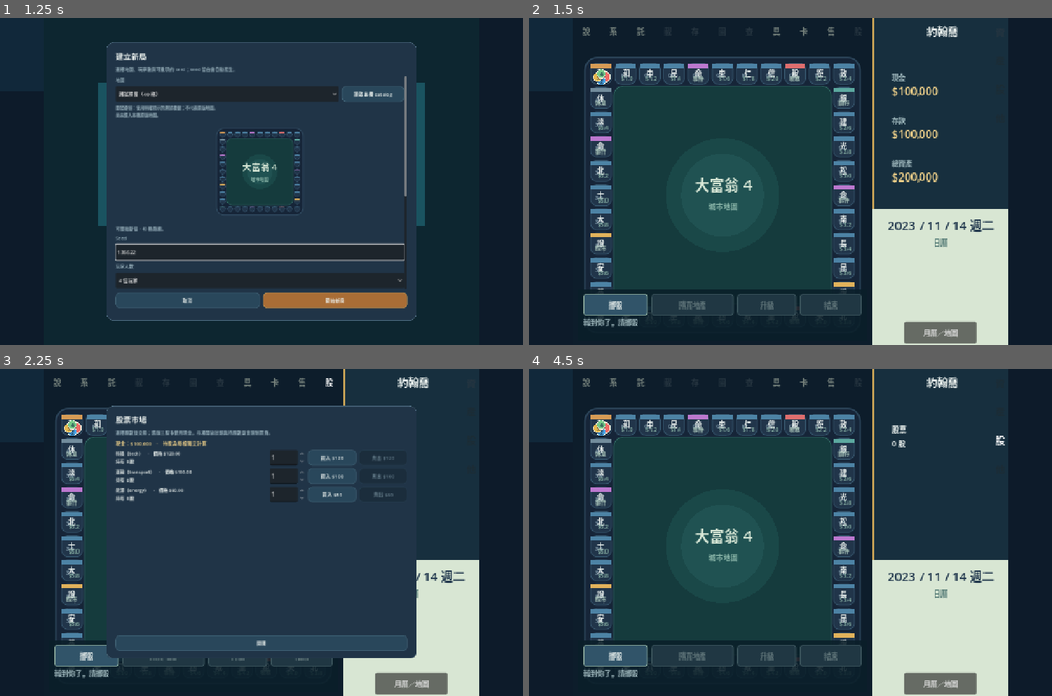
Above: before the commit, frames 1-4 (two rows, left to right).
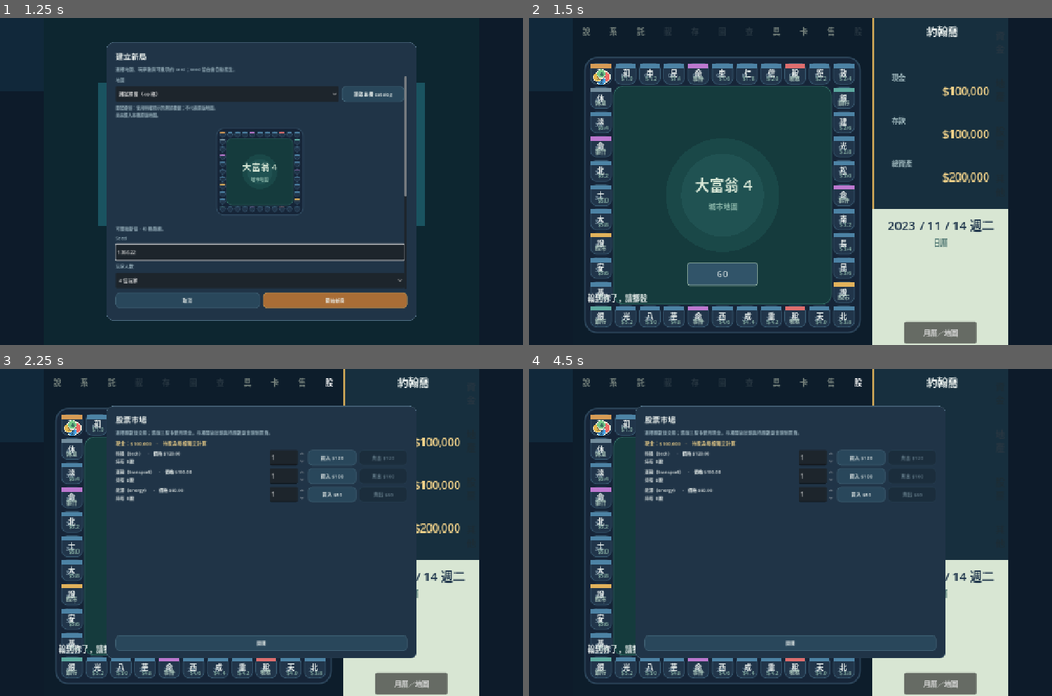
Above: after the commit, the same moments.

Repository: nurockplayer/richman4-remake
Game: Godot game, scene res://game/main.tscn
The game is run twice, just before and just after one commit, with the same random seed, the same clock (stepped at 60 frames per second) and the same inputs.
Inputs:
- Up to frame 1 (1.25 s): click "START" at 0.5 s
- Up to frame 2 (1.5 s): click "開始新局" at 1.25 s
- Up to frame 3 (2.25 s): click "股" at 2 s
- Up to frame 4 (4.5 s): click "資" (after the commit: "資 金") at 2.75 s; click "產" (after the commit: "地 產") at 3.5 s; click "股" at 4.25 s

Frame 1 is identical in both runs. In frame 2, 6.4% of the frame differs, in the area x 10-88%, y 21-97%; in frame 3, 3.7%; in frame 4, 18%, in the area x 10-91%, y 2-97%.

Commit message:
fix: align source HUD context and minimap refresh

Diff:
--- a/game/ui/game_shell.gd
+++ b/game/ui/game_shell.gd
@@ -20,6 +20,10 @@
 const PANEL := Color("#172f3e")
 const PANEL_DARK := Color("#0d1d2b")
 const PANEL_BORDER := Color("#c8a356")
+const SOURCE_TEXT_MAIN := Color("#1b2a2c")
+const SOURCE_TEXT_MUTED := Color("#263b3d")
+const SOURCE_TEXT_MONEY := Color("#10191b")
+const SOURCE_TAB_TEXT := Color("#152428")
 
 signal start_requested
 signal load_requested
@@ -47,6 +51,7 @@
 var title_screen: Control
 var game_screen: Control
 var toolbar: Control
+var board_view: Control
 var board_host: Control
 var hud_panel: Control
 var calendar_panel: Control
@@ -94,6 +99,7 @@
 var _title_art: TextureRect
 var _hud_art: TextureRect
 var _calendar_art: TextureRect
+var _last_camera_signature := ""
 
 
 func _ready() -> void:
@@ -107,6 +113,10 @@
 func _notification(what: int) -> void:
 	if what == NOTIFICATION_RESIZED and reference_canvas != null:
 		_layout_reference_canvas()
+
+
+func _process(_delta: float) -> void:
+	_refresh_minimap_if_camera_changed()
 
 
 func _build_reference_canvas() -> void:
@@ -290,6 +300,9 @@
 		border.size = Vector2(2.0, HUD_RECT.size.y)
 		border.mouse_filter = Control.MOUSE_FILTER_IGNORE
 		hud_panel.add_child(border)
+	var hud_main_color := SOURCE_TEXT_MAIN if _source_hud_texture != null else TEXT_MAIN
+	var hud_muted_color := SOURCE_TEXT_MUTED if _source_hud_texture != null else TEXT_MUTED
+	var hud_money_color := SOURCE_TEXT_MONEY if _source_hud_texture != null else TEXT_GOLD
 	portrait = TextureRect.new()
 	portrait.name = "SourcePortrait"
 	portrait.position = Vector2(4.0, 4.0)
@@ -298,73 +311,77 @@
 	portrait.stretch_mode = TextureRect.STRETCH_KEEP_ASPECT_CENTERED
 	portrait.mouse_filter = Control.MOUSE_FILTER_IGNORE
 	hud_panel.add_child(portrait)
-	player_name_label = _hud_label("玩家", 15, Vector2(80.0, 8.0), Vector2(88.0, 24.0), TEXT_MAIN)
-	cash_caption = _hud_label("現金", 10, Vector2(28.0, 80.0), Vector2(140.0, 18.0), TEXT_MUTED)
-	cash_label = _hud_label("$0", 16, Vector2(28.0, 96.0), Vector2(140.0, 30.0), TEXT_GOLD)
-	deposit_caption = _hud_label("存款", 10, Vector2(28.0, 143.0), Vector2(140.0, 18.0), TEXT_MUTED)
-	deposit_label = _hud_label("$0", 16, Vector2(28.0, 159.0), Vector2(140.0, 30.0), TEXT_GOLD)
-	wealth_caption = _hud_label("總資產", 10, Vector2(28.0, 206.0), Vector2(140.0, 18.0), TEXT_MUTED)
-	wealth_label = _hud_label("$0", 16, Vector2(28.0, 222.0), Vector2(140.0, 30.0), TEXT_GOLD)
-	property_label = _hud_label("地產\n0 筆 · $0", 11, Vector2(28.0, 80.0), Vector2(140.0, 164.0), TEXT_MAIN)
+	player_name_label = _hud_label("玩家", 15, Vector2(80.0, 8.0), Vector2(88.0, 24.0), hud_main_color)
+	cash_caption = _hud_label("現金", 10, Vector2(28.0, 80.0), Vector2(140.0, 18.0), hud_muted_color)
+	cash_label = _hud_label("$0", 16, Vector2(66.0, 96.0), Vector2(106.0, 30.0), hud_money_color)
+	cash_label.horizontal_alignment = HORIZONTAL_ALIGNMENT_RIGHT
+	deposit_caption = _hud_label("存款", 10, Vector2(28.0, 143.0), Vector2(140.0, 18.0), hud_muted_color)
+	deposit_label = _hud_label("$0", 16, Vector2(66.0, 159.0), Vector2(106.0, 30.0), hud_money_color)
+	deposit_label.horizontal_alignment = HORIZONTAL_ALIGNMENT_RIGHT
+	wealth_caption = _hud_label("總資產", 10, Vector2(28.0, 206.0), Vector2(140.0, 18.0), hud_muted_color)
+	wealth_label = _hud_label("$0", 16, Vector2(66.0, 222.0), Vector2(106.0, 30.0), hud_money_color)
+	wealth_label.horizontal_alignment = HORIZONTAL_ALIGNMENT_RIGHT
+	property_label = _hud_label("地產\n0 筆 · $0", 11, Vector2(28.0, 80.0), Vector2(140.0, 164.0), hud_main_color)
 	property_label.autowrap_mode = TextServer.AUTOWRAP_WORD_SMART
-	stock_label = _hud_label("股票\n0 股", 11, Vector2(28.0, 80.0), Vector2(140.0, 164.0), TEXT_MAIN)
+	stock_label = _hud_label("股票\n0 股", 11, Vector2(28.0, 80.0), Vector2(140.0, 164.0), hud_main_color)
 	stock_label.autowrap_mode = TextServer.AUTOWRAP_WORD_SMART
 	stock_label.hide()
-	other_label = _hud_label("其他\n點券 0 · 卡片 0\n道具 0 種", 11, Vector2(28.0, 80.0), Vector2(140.0, 164.0), TEXT_MAIN)
+	other_label = _hud_label("其他\n點券 0 · 卡片 0\n道具 0 種", 11, Vector2(28.0, 80.0), Vector2(140.0, 164.0), hud_main_color)
 	other_label.autowrap_mode = TextServer.AUTOWRAP_WORD_SMART
 	other_label.hide()
-	var tab_names := {"cash": "資", "property": "產", "stock": "股", "other": "他"}
-	for index in range(tab_names.size()):
-		var key := str(tab_names.keys()[index])
-		var tab := _tab_button(str(tab_names[key]), key)
-		tab.position = Vector2(176.0, float(index) * 42.0)
-		tab.size = Vector2(24.0, 40.0)
+	var tab_entries := [["cash", "資\n金"], ["property", "地\n產"], ["stock", "股\n票"], ["other", "其\n他"]]
+	for index in range(tab_entries.size()):
+		var entry: Array = tab_entries[index]
+		var key := str(entry[0])
+		var tab := _tab_button(str(entry[1]), key)
+		tab.position = Vector2(176.0, float(index) * 70.0)
+		tab.size = Vector2(24.0, 70.0)
+		tab.alignment = HORIZONTAL_ALIGNMENT_CENTER
+		tab.add_theme_font_size_override("font_size", 13)
+		var tab_text_color := SOURCE_TAB_TEXT if _source_hud_texture != null else Color("#263540")
+		tab.add_theme_color_override("font_color", tab_text_color)
+		tab.add_theme_color_override("font_hover_color", tab_text_color)
+		tab.add_theme_color_override("font_pressed_color", tab_text_color)
 		tab.pressed.connect(_select_tab.bind(key))
 		hud_panel.add_child(tab)
 		tab_buttons[key] = tab
 	action_strip = Control.new()
 	action_strip.name = "SourceActionStrip"
-	action_strip.position = Vector2(8.0, 398.0)
-	action_strip.size = Vector2(424.0, 76.0)
+	action_strip.position = Vector2(14.0, 350.0)
+	action_strip.size = Vector2(412.0, 116.0)
 	action_strip.mouse_filter = Control.MOUSE_FILTER_STOP
 	action_strip.hide()
 	game_screen.add_child(action_strip)
-	var action_background := ColorRect.new()
-	action_background.name = "ActionBackground"
-	action_background.color = Color(0.04, 0.12, 0.16, 0.88)
-	action_background.set_anchors_and_offsets_preset(Control.PRESET_FULL_RECT)
-	action_background.mouse_filter = Control.MOUSE_FILTER_IGNORE
-	action_strip.add_child(action_background)
-	roll_button = _action_button("擲骰", "roll")
-	roll_button.position = Vector2(8.0, 7.0)
-	roll_button.size = Vector2(94.0, 29.0)
+	roll_button = _action_button("GO", "roll")
+	roll_button.position = Vector2(154.0, 9.0)
+	roll_button.size = Vector2(104.0, 34.0)
 	roll_button.pressed.connect(func() -> void: roll_requested.emit())
 	action_strip.add_child(roll_button)
-	buy_button = _action_button("購買", "buy")
-	buy_button.position = Vector2(108.0, 7.0)
-	buy_button.size = Vector2(120.0, 29.0)
+	buy_button = _action_button("YES", "buy")
+	buy_button.position = Vector2(92.0, 9.0)
+	buy_button.size = Vector2(104.0, 34.0)
 	buy_button.pressed.connect(func() -> void: buy_requested.emit())
 	action_strip.add_child(buy_button)
-	upgrade_button = _action_button("升級", "upgrade")
-	upgrade_button.position = Vector2(234.0, 7.0)
-	upgrade_button.size = Vector2(86.0, 29.0)
+	upgrade_button = _action_button("YES", "upgrade")
+	upgrade_button.position = Vector2(92.0, 9.0)
+	upgrade_button.size = Vector2(104.0, 34.0)
 	upgrade_button.pressed.connect(func() -> void: upgrade_requested.emit())
 	action_strip.add_child(upgrade_button)
-	end_turn_button = _action_button("結束", "end_turn")
-	end_turn_button.position = Vector2(326.0, 7.0)
-	end_turn_button.size = Vector2(90.0, 29.0)
+	end_turn_button = _action_button("NO", "end_turn")
+	end_turn_button.position = Vector2(216.0, 9.0)
+	end_turn_button.size = Vector2(104.0, 34.0)
 	end_turn_button.pressed.connect(func() -> void: end_turn_requested.emit())
 	action_strip.add_child(end_turn_button)
-	action_hint_label = _label("等待棋局", 10, TEXT_MUTED)
+	action_hint_label = _label("等待棋局", 11, TEXT_MAIN)
 	action_hint_label.name = "SourceActionHint"
-	action_hint_label.position = Vector2(8.0, 41.0)
-	action_hint_label.size = Vector2(408.0, 26.0)
+	action_hint_label.position = Vector2(8.0, 52.0)
+	action_hint_label.size = Vector2(396.0, 50.0)
 	action_hint_label.autowrap_mode = TextServer.AUTOWRAP_WORD_SMART
 	action_strip.add_child(action_hint_label)
 	route_buttons = HBoxContainer.new()
 	route_buttons.name = "SourceRouteChoices"
-	route_buttons.position = Vector2(8.0, 7.0)
-	route_buttons.size = Vector2(408.0, 29.0)
+	route_buttons.position = Vector2(8.0, 9.0)
+	route_buttons.size = Vector2(396.0, 34.0)
 	route_buttons.add_theme_constant_override("separation", 3)
 	route_buttons.hide()
 	action_strip.add_child(route_buttons)
@@ -488,6 +505,7 @@
 	view.set_anchors_and_offsets_preset(Control.PRESET_FULL_RECT)
 	if minimap != null and minimap.has_method("set_board_view"):
 		minimap.call("set_board_view", view)
+	_refresh_minimap_if_camera_changed(true)
 
 
 func sync_snapshot(next_snapshot: Dictionary, next_definition: Dictionary = {}, player_wealth: int = -1) -> void:
@@ -500,10 +518,11 @@
 		minimap.call("set_snapshot", snapshot, map_definition)
 
 
-func sync_action_state(roll_text: String, roll_disabled: bool, buy_text: String, buy_disabled: bool, upgrade_text: String, upgrade_disabled: bool, end_disabled: bool, hint: String, routes: Array = []) -> void:
+func sync_action_state(roll_text: String, roll_disabled: bool, buy_text: String, buy_disabled: bool, upgrade_text: String, upgrade_disabled: bool, end_disabled: bool, hint: String, routes: Array = [], phase: String = "", action_options: Array = []) -> void:
 	if roll_button == null:
 		return
 	roll_button.text = roll_text
+	roll_button.tooltip_text = roll_text
 	roll_button.disabled = roll_disabled
 	buy_button.text = buy_text
 	buy_button.disabled = buy_disabled
@@ -511,10 +530,23 @@
 	upgrade_button.disabled = upgrade_disabled
 	end_turn_button.disabled = end_disabled
 	action_hint_label.text = hint
-	roll_button.visible = true
-	buy_button.visible = true
-	upgrade_button.visible = true
-	end_turn_button.visible = true
+	if phase.is_empty():
+		phase = "await_route" if not routes.is_empty() else "await_roll"
+	var can_buy := action_options.has("buy") or action_options.has("buy_company")
+	var can_upgrade := action_options.has("upgrade") or action_options.has("build_facility") or action_options.has("company_upgrade")
+	var can_end := action_options.has("end_turn")
+	roll_button.visible = phase == "await_roll"
+	buy_button.visible = phase == "await_action" and can_buy
+	upgrade_button.visible = phase == "await_action" and can_upgrade and not can_buy
+	end_turn_button.visible = phase == "await_action" and can_end
+	if roll_button.visible:
+		roll_button.text = "GO"
+	if buy_button.visible or upgrade_button.visible:
+		buy_button.text = "YES" if buy_button.visible else buy_text
+		upgrade_button.text = "YES" if upgrade_button.visible else upgrade_text
+		end_turn_button.text = "NO"
+	else:
+		end_turn_button.text = "結束"
 	for child in route_buttons.get_children():
 		route_buttons.remove_child(child)
 		child.queue_free()
@@ -524,12 +556,26 @@
 		route.size_flags_horizontal = Control.SIZE_EXPAND_FILL
 		route.pressed.connect(route_requested.emit.bind(next_index))
 		route_buttons.add_child(route)
-	route_buttons.visible = not routes.is_empty()
-	# Keep the board-context controls mounted while a movement or event
-	# presentation is running.  Their disabled state is the visible gate, so
-	# the source surface cannot appear to lose the active turn controls while
-	# the legacy adapter is temporarily blocked.
-	action_strip.visible = true
+	route_buttons.visible = phase == "await_route" and not routes.is_empty()
+	action_hint_label.visible = phase in ["await_roll", "await_action", "await_route"] and (roll_button.visible or buy_button.visible or upgrade_button.visible or end_turn_button.visible or route_buttons.visible)
+	action_strip.visible = roll_button.visible or buy_button.visible or upgrade_button.visible or end_turn_button.visible or route_buttons.visible
+
+
+func refresh_minimap() -> void:
+	if minimap != null and minimap.has_method("refresh_viewport"):
+		minimap.call("refresh_viewport")
+
+
+func _refresh_minimap_if_camera_changed(force := false) -> void:
+	if minimap == null or board_view == null or not board_view.has_method("get_camera_state"):
+		return
+	var camera: Variant = board_view.call("get_camera_state")
+	if not camera is Dictionary:
+		return
+	var signature := "%s|%s|%s|%s" % [camera.get("pan", Vector2.ZERO), camera.get("zoom", 1.0), camera.get("rotation", 0.0), camera.get("viewport_size", Vector2.ZERO)]
+	if force or signature != _last_camera_signature:
+		_last_camera_signature = signature
+		refresh_minimap()
 
 
 func set_toolbar_enabled(key: String, enabled: bool) -> void:
--- a/game/ui/main_ui.gd
+++ b/game/ui/main_ui.gd
@@ -433,6 +433,7 @@
 func _on_source_minimap_pan_requested(delta: Vector2) -> void:
 	if board_view != null and board_view.has_method("pan_by"):
 		board_view.call("pan_by", delta)
+	_refresh_source_minimap()
 
 func _on_source_minimap_node_requested(index: int) -> void:
 	if board_view == null:
@@ -442,6 +443,12 @@
 	if board_view.has_method("get_screen_position_for_index") and board_view.has_method("pan_by"):
 		var position: Vector2 = board_view.call("get_screen_position_for_index", index)
 		board_view.call("pan_by", board_view.size * 0.5 - position)
+	_refresh_source_minimap()
+
+
+func _refresh_source_minimap() -> void:
+	if source_shell != null and source_shell.has_method("refresh_minimap"):
+		source_shell.call("refresh_minimap")
 
 func _build_header() -> Control:
 	var panel := PanelContainer.new()
@@ -2522,7 +2529,7 @@
 	if source_shell.has_method("sync_snapshot"):
 		source_shell.call("sync_snapshot", state, _active_map_definition, get_player_wealth(current_index))
 	if source_shell.has_method("sync_action_state"):
-		source_shell.call("sync_action_state", roll_button.text, r …(156 unchanged characters)… as_array(state.get("route_options", [])))
+		source_shell.call("sync_action_state", roll_button.text, r …(156 unchanged characters)… as_array(state.get("route_options", [])), phase, _as_array(state.get("action_options", [])))
 	if source_shell.has_method("set_toolbar_enabled"):
 		source_shell.call("set_toolbar_enabled", "help", false)
 		source_shell.call("set_toolbar_enabled", "options", false)
--- a/game/ui/source_minimap.gd
+++ b/game/ui/source_minimap.gd
@@ -24,6 +24,7 @@
 var _source_scene_texture: Texture2D
 var _dragging := false
 var _last_pointer := Vector2.ZERO
+var _refresh_serial := 0
 
 
 func _ready() -> void:
@@ -35,7 +36,7 @@
 
 func set_board_view(view: Control) -> void:
 	board_view = view
-	queue_redraw()
+	refresh_viewport()
 
 
 func set_snapshot(next_snapshot: Dictionary, next_definition: Dictionary = {}) -> void:
@@ -43,6 +44,11 @@
 	map_definition = next_definition.duplicate(true)
 	_source_scene = _visuals.scene_for(map_definition)
 	_source_scene_texture = _visuals.texture(_source_scene.get("image", {}))
+	refresh_viewport()
+
+
+func refresh_viewport() -> void:
+	_refresh_serial += 1
 	queue_redraw()
 
 
@@ -61,7 +67,7 @@
 		_last_pointer = event.position
 		if delta.length_squared() > 0.0:
 			pan_requested.emit(-delta * 2.2)
-			queue_redraw()
+			refresh_viewport()
 		accept_event()
 
 
--- a/tests/main_hud_ui.gd
+++ b/tests/main_hud_ui.gd
@@ -99,10 +99,19 @@
 	_expect(shell.action_strip.get_parent() == shell.game_screen, "context actions live on the board screen")
 	_expect(shell.roll_button.get_parent() == shell.action_strip and shell.roll_button.get_parent() != shell.hud_panel, "roll is a board-context action")
 	_expect(shell.buy_button.get_parent() == shell.action_strip and shell.upgrade_button.get_parent() == shell.action_strip and shell.end_turn_button.get_parent() == shell.action_strip, "landing actions share the board context strip")
+	_expect(shell.action_strip.find_child("ActionBackground", false, false) == null, "source actions do not mount a permanent navy scaffold")
 	for index in range(4):
 		var key: String = ["cash", "property", "stock", "other"][index]
 		var tab: Button = shell.tab_buttons[key]
-		_expect(tab.position == Vector2(176.0, float(index) * 42.0), "HUD tab %s follows the right edge" % key)
+		_expect(tab.position == Vector2(176.0, float(index) * 70.0), "HUD tab %s follows the source interval" % key)
+		_expect(tab.size == Vector2(24.0, 70.0), "HUD tab %s keeps a distinct source hit area" % key)
+		_expect(tab.text == ["資\n金", "地\n產", "股\n票", "其\n他"][index], "HUD tab %s renders both source label characters" % key)
+	if _source_assets_available(shell):
+		_expect(shell.cash_label.horizontal_alignment == HORIZONTAL_ALIGNMENT_RIGHT, "source cash is right aligned beside the source icon")
+		_expect(shell.deposit_label.horizontal_alignment == HORIZONTAL_ALIGNMENT_RIGHT and shell.wealth_label.horizontal_alignment == HORIZONTAL_ALIGNMENT_RIGHT, "source deposit and wealth are right aligned")
+		_expect(shell.cash_label.position == Vector2(66.0, 96.0), "source cash value uses the source value row")
+		_expect(shell.cash_label.get_theme_color("font_color").v < 0.35, "source cash value uses dark ink on the pale panel")
+		_expect(str(shell.cash_label.text).begins_with("$"), "source cash value keeps visible dollar formatting")
 	var before_tabs: String = game.to_json()
 	for key in ["property", "stock", "other", "cash"]:
 		shell.select_tab(key)
@@ -114,6 +123,19 @@
 	_expect(game.to_json() == before_calendar, "calendar toggle does not mutate simulation")
 	shell.toggle_map_view()
 	_expect(shell.calendar_panel.visible and not shell.minimap.visible, "calendar toggle returns to the dated panel")
+	_expect(not shell.buy_button.visible and not shell.upgrade_button.visible and not shell.end_turn_button.visible, "non-landing source turn hides unrelated actions")
+	_expect(shell.roll_button.visible and shell.roll_button.text == "GO", "await-roll source turn exposes the bounded GO control")
+	game.state.phase = "await_action"
+	game.state.action_options = ["buy", "end_turn"]
+	game._sync_state()
+	ui._refresh_from_state()
+	_expect(not shell.roll_button.visible and shell.buy_button.visible and shell.buy_button.text == "YES", "landing source turn exposes only the purchase YES control")
+	_expect(shell.end_turn_button.visible and shell.end_turn_button.text == "NO", "landing source turn exposes the decline NO control")
+	_expect(not shell.upgrade_button.visible, "landing source turn hides the unrelated upgrade control")
+	game.state.phase = "await_roll"
+	game._set_action_options(0)
+	game._sync_state()
+	ui._refresh_from_state()
 
 
 func _test_stock_names(shell: Control) -> void:
@@ -135,6 +157,8 @@
 	var points: Array[Vector2] = shell.minimap.call("_board_points")
 	var target_index: int = mini(2, points.size() - 1)
 	var before_pan: Vector2 = view.map_pan if view.get("map_pan") is Vector2 else Vector2.ZERO
+	var before_refresh := int(shell.minimap.get("_refresh_serial"))
+	var before_polygon: Array = shell.minimap.call("_viewport_polygon")
 	var click := InputEventMouseButton.new()
 	click.button_index = MOUSE_BUTTON_LEFT
 	click.pressed = true
@@ -143,6 +167,9 @@
 	click.pressed = false
 	shell.minimap._gui_input(click)
 	_expect(game.to_json() == before_state, "minimap click does not mutate simulation")
+	_expect(int(shell.minimap.get("_refresh_serial")) > before_refresh, "camera-only minimap selection requests a viewport redraw")
+	var after_polygon: Array = shell.minimap.call("_viewport_polygon")
+	_expect(after_polygon != before_polygon, "minimap viewport outline follows the changed board camera")
 	if view.has_method("pan_by"):
 		_expect(view.map_pan != before_pan, "minimap click pans the board view")
 	if target_index >= 0 and view.has_method("get_screen_position_for_index"):
@@ -174,7 +201,7 @@
 	_expect(not shell.title_load_button.disabled, "source title load follows the open load gate")
 	shell.roll_button.pressed.emit()
 	_expect(ui.get("_presentation_busy") == true, "source roll starts the movement presentation")
-	_expect(shell.action_strip.visible, "source action strip stays visible during movement")
+	_expect(shell.action_strip.visible, "source GO remains visible as the active movement gate")
 	_expect(shell.roll_button.visible and shell.roll_button.disabled, "visible source roll is disabled during movement")
 	_expect(source_load != null and source_load.disabled, "visible source load is disabled during movement")
 	_expect(ui.load_button.disabled, "legacy load adapter shares the movement gate")
@@ -184,7 +211,7 @@
 		board._advance_movement(100.0)
 	_expect(ui.get("_presentation_busy") == false, "source movement finish clears the presentation lock")
 	_expect(source_load != null and not source_load.disabled, "visible source load re-enables after movement")
-	_expect(shell.roll_button.visible and shell.roll_button.disabled, "source roll remains visible and disabled while awaiting route")
+	_expect(not shell.roll_button.visible, "source GO hides once the turn awaits a route")
 	_expect(shell.route_buttons.visible and shell.route_buttons.get_child_count() > 0, "visible source route choices appear after movement")
 	if shell.route_buttons.get_child_count() > 0:
 		var route: Button = shell.route_buttons.get_child(0) as Button
